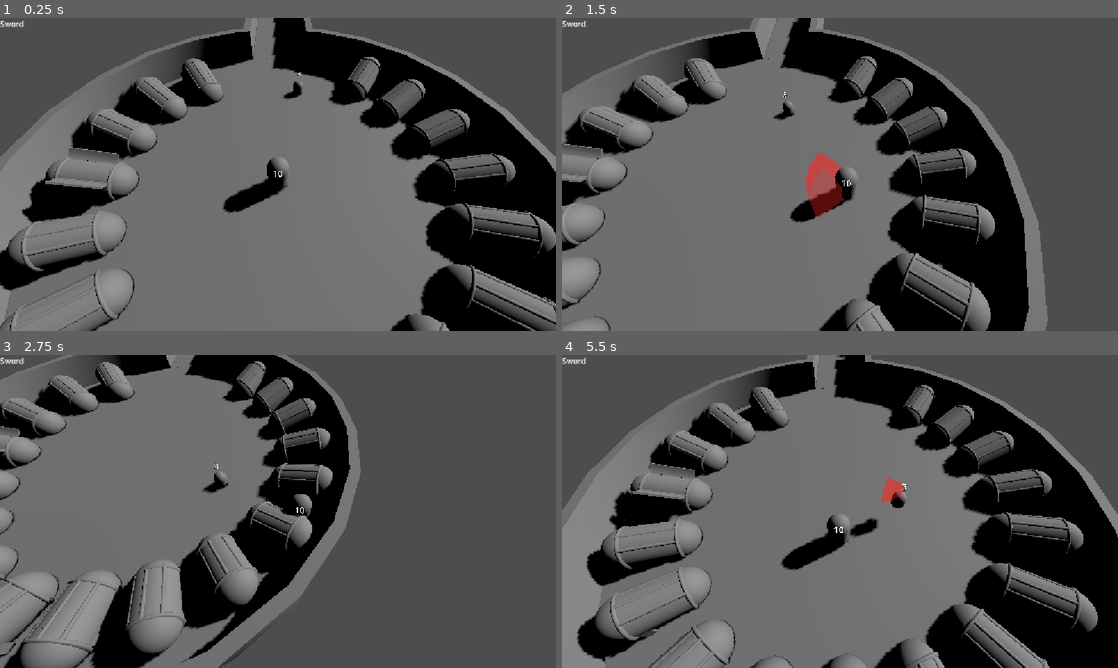
Above: before the commit, frames 1-4 (two rows, left to right).
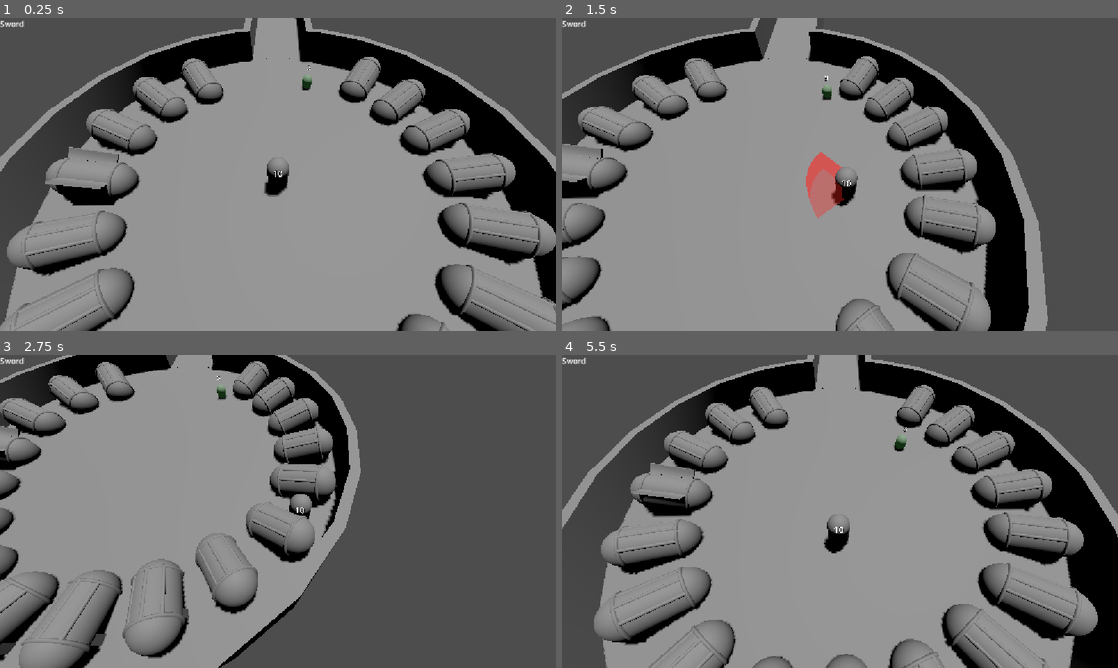
Above: after the commit, the same moments.

Repository: MrMonkeynut/projectmako
Game: Godot game, scene res://level_1.tscn
The game is run twice, just before and just after one commit, with the same random seed, the same clock (stepped at 60 frames per second) and the same inputs. The engine's default icon, where the game draws it, is replaced by a stand-in: a white triangle on a blue panel in a dark square.
Inputs (mouse positions are in pixels of both pictures, inside the frame that each line leads up to):
- Up to frame 1 (0.25 s): no input
- Up to frame 2 (1.5 s): tap Enter (ui_accept) at 0.5, 0.77 s; move the mouse to (962, 158) at 0.52 s; hold D (move_right) 0.53-1.28 s; click (962, 158) at 0.6 s; move the mouse to (728, 190) at 1.27 s; hold S (move_down) from 1.28 s (still down); click (728, 190) at 1.35 s
- Up to frame 3 (2.75 s): tap Enter (ui_accept) at 1.52 s; move the mouse to (333, 442) at 2.02 s; release S (move_down) at 2.03 s; hold D (move_right) from 2.03 s (still down); click (333, 442) at 2.1 s
- Up to frame 4 (5.5 s): move the mouse to (812, 574) at 2.77 s; release D (move_right) at 2.78 s; hold W (move_up) 2.78-3.53 s; click (812, 574) at 2.85 s; tap Enter (ui_accept) at 3.02, 3.77, 4.52 s; move the mouse to (1006, 558) at 3.52 s; hold A (move_left) 3.53-5.03 s; click (1006, 558) at 3.6 s; move the mouse to (673, 464) at 4.27 s; click (673, 464) at 4.35 s; move the mouse to (867, 511) at 5.02 s; hold S (move_down) from 5.03 s (still down); click (867, 511) at 5.1 s

The runs differ from the first frame. In frame 1, 66% of the frame differs, in the area x 0-100%, y 0-100%; in frame 2, 59%; in frame 3, 47%; in frame 4, 64%.

Commit message:
Add behaviour sequences, wander step, and state-based tint to enemy AI
- Introduce BehaviourSequence (steps + weight) and Enemy.run_behaviour()
  for weighted-random selection between multiple attack/idle patterns per
  state, replacing the single fixed attack_steps list.
- Split Enemy's per-state processing into small composable primitives
  (is_player_in_range, try_detect_player, chase_player, run_behaviour)
  called explicitly from a_1_1's _process_unaware/_process_hostile, so the
  actual control flow is readable there instead of hidden behind one
  opaque helper.
- Add change_state's _on_enter_* hook dispatch, firing once per genuine
  state transition (and once for the initial state on _ready).
- Add WanderAimlesslyStep (move in a random direction for n seconds) and
  wire a_1_1's UNAWARE behaviour to wander/pause between checks.
- Add Entity.stop_moving() to replace repeated velocity.x/z = 0, and
  Entity.set_persistent_tint()/clear_persistent_tint(), reusing the
  existing damage-flash mesh/overlay machinery for a standing low-alpha
  tint that a hit-flash temporarily overrides and then restores.
- Enemy now tints slightly green when UNAWARE and slightly red when
  HOSTILE via the new _on_enter_* hooks.
- a_1_1/jump_attack_step renamed from aa_1_1/attack_and_jump_step
  (editor rename), and a_1_1 now varies speed per state on top of the
  base tint behavior by calling super() in its own _on_enter_* overrides.

Co-Authored-By: Claude Sonnet 5 <noreply@anthropic.com>

Diff:
--- a/level_1.tscn
+++ b/level_1.tscn
@@ -19,7 +19,7 @@
 [node name="Level1" type="Node3D" unique_id=520608063]
 
 [node name="DirectionalLight3D" type="DirectionalLight3D" parent="." unique_id=1383939514]
-transform = Transform3D(-0.6060245, 0.28433567, 0.7428913, 0.79422534, 0.26801196, 0.5453215, -0.044049412, 0.9205015, -0.3882484, 6.597182, 7.8145323, -1.5937696)
+transform = Transform3D(-0.9883895, 0.016412662, 0.15105236, 0.15158269, 0.17478551, 0.9728685, -0.010434404, 0.9844698, -0.17524408, 1.076304, 9.517532, -7.900498)
 shadow_enabled = true
 
 [node name="Player" parent="." unique_id=1548823109 node_paths=PackedStringArray("weapon_name_label") instance=ExtResource("2_hbghi")]
--- a/scenes/enemies/aa_1_1.tscn
+++ b/scenes/enemies/aa_1_1.tscn
@@ -1,6 +1,6 @@
 [gd_scene format=3 uid="uid://bkj6su0mvktxk"]
 
-[ext_resource type="Script" uid="uid://bkmhpbyo4ogh1" path="res://scripts/enemies/aa_1_1.gd" id="1_2eawo"]
+[ext_resource type="Script" uid="uid://bkmhpbyo4ogh1" path="res://scripts/enemies/a_1_1.gd" id="1_2eawo"]
 [ext_resource type="Script" uid="uid://d2ay8djhmuxct" path="res://scripts/hitbox_controller.gd" id="2_hitbox"]
 [ext_resource type="Script" uid="uid://i8lhwmaht7pb" path="res://scripts/wedge_hitbox_shape.gd" id="3_wedge"]
 
@@ -24,7 +24,7 @@
 height = 0.8417969
 radius = 0.3647461
 
-[node name="Aa-1-1" type="CharacterBody3D" unique_id=83394250]
+[node name="a-1-1" type="CharacterBody3D" unique_id=83394250]
 script = ExtResource("1_2eawo")
 
 [node name="MeshInstance3D" type="MeshInstance3D" parent="." unique_id=795167383]
--- /dev/null
+++ b/scripts/attack_sequence/behaviour_sequence.gd
@@ -0,0 +1,33 @@
+class_name BehaviourSequence
+extends RefCounted
+
+## A named group of AttackSequenceStep with a relative weight, for enemies
+## that want to randomly choose between multiple attack patterns rather
+## than always running the same one.
+
+var steps: Array[AttackSequenceStep]
+var weight: float
+
+func _init(p_steps: Array[AttackSequenceStep], p_weight: float = 1.0) -> void:
+	steps = p_steps
+	weight = p_weight
+
+
+## Picks one sequence at random, proportional to weight — weights don't
+## need to sum to anything in particular, they're only relative to each
+## other. Returns null if behaviours is empty or all weights are <= 0.
+static func pick_weighted(behaviours: Array[BehaviourSequence]) -> BehaviourSequence:
+	var total_weight := 0.0
+	for behaviour in behaviours:
+		total_weight += behaviour.weight
+
+	if total_weight <= 0.0:
+		return null
+
+	var roll := randf() * total_weight
+	for behaviour in behaviours:
+		roll -= behaviour.weight
+		if roll < 0.0:
+			return behaviour
+
+	return behaviours[-1]
--- /dev/null
+++ b/scripts/attack_sequence/wander_aimlessly_step.gd
@@ -0,0 +1,22 @@
+class_name WanderAimlesslyStep
+extends AttackSequenceStep
+
+@export var duration: float = 1.0
+
+func _init(p_duration: float = 1.0) -> void:
+	duration = p_duration
+
+func execute(enemy: Enemy) -> void:
+	var direction := _random_direction()
+	enemy.look_at(enemy.global_position + direction, Vector3.UP)
+
+	var t := 0.0
+	while t < duration:
+		enemy.velocity.x = direction.x * enemy.speed
+		enemy.velocity.z = direction.z * enemy.speed
+		t += enemy.get_physics_process_delta_time()
+		await enemy.get_tree().physics_frame
+
+func _random_direction() -> Vector3:
+	var angle := randf() * TAU
+	return Vector3(cos(angle), 0, sin(angle))
--- /dev/null
+++ b/scripts/enemies/a_1_1.gd
@@ -0,0 +1,56 @@
+class_name a_1_1
+extends Enemy
+
+var speed_unaware = 2.5
+var speed_hostile = 4.5
+
+func _init() -> void:
+	speed = 2.0
+	stopping_distance = 3.5
+	detection_range = 5.0
+	attack_range = 5.0
+	_declare_behaviour_sequences()
+
+
+func _declare_behaviour_sequences() -> void:
+	var jump_attack = BehaviourSequence.new([
+		StopMovingStep.new(1),
+		JumpAttackStep.new(30.0, 7.0, true, DamageInstance.new(1.0, DamageType.Type.BLUNT)),
+		StopMovingStep.new(0.5),
+		FollowPlayerStep.new(1),
+	], 1.0)
+	hostile_behaviours = [jump_attack]
+
+	var wander = BehaviourSequence.new([
+		WanderAimlesslyStep.new(randi_range(1, 3)),
+		StopMovingStep.new(randi_range(1, 3))
+	], 1.0)
+	unaware_behaviours = [wander]
+
+
+func _on_enter_unaware() -> void:
+	super._on_enter_unaware()
+	speed = speed_unaware
+
+
+func _process_unaware(_delta: float) -> void:
+	try_detect_player(detection_range)
+	await run_behaviour(unaware_behaviours)
+
+
+func _on_enter_hostile() -> void:
+	super._on_enter_hostile()
+	speed = speed_hostile
+
+
+func _process_hostile(_delta: float) -> void:
+	if is_attacking:
+		return
+
+	if is_player_in_range(attack_range):
+		stop_moving()
+		face_target()
+		await run_behaviour(hostile_behaviours)
+		return
+
+	chase_player()
--- a/scripts/enemies/aa_1_1.gd
+++ /dev/null
@@ -1,58 +0,0 @@
-class_name aa_1_1
-extends Enemy
-
-@export var detection_range: float = 20.0
-@export var attack_range: float = 5.0
-
-@onready var vision_ray: RayCast3D = $VisionRay
-
-var _running_attack_sequence: bool = false
-
-func _init() -> void:
-	speed = 5.0
-	stopping_distance = 3.5
-	attack_steps = [
-		StopMovingStep.new(1),
-		JumpAttackStep.new(25.0, 10.0, true, DamageInstance.new(1.0, DamageType.Type.BLUNT)),
-		StopMovingStep.new(0.5),
-		FollowPlayerStep.new(1),
-	]
-
-func _process_unaware(_delta: float) -> void:
-	if not player:
-		return
-	var distance = global_position.distance_to(player.global_position)
-	if distance > detection_range:
-		return
-
-	if _has_line_of_sight():
-		change_state(State.HOSTILE)
-
-func _has_line_of_sight() -> bool:
-	var head = player.get_node("Head")
-	vision_ray.target_position = vision_ray.to_local(head.global_position)
-	vision_ray.force_raycast_update()
-
-	if not vision_ray.is_colliding():
-		return true
-	return vision_ray.get_collider() == player
-
-func _process_hostile(_delta: float) -> void:
-	if _running_attack_sequence or not player:
-		return
-
-	var distance := global_position.distance_to(player.global_position)
-
-	if distance <= attack_range and not attack_steps.is_empty():
-		velocity.x = 0
-		velocity.z = 0
-		face_target()
-		_running_attack_sequence = true
-		await run_sequence(attack_steps)
-		_running_attack_sequence = false
-		return
-
-	if movement_locked:
-		return
-
-	chase_player()
--- a/scripts/enemy.gd
+++ b/scripts/enemy.gd
@@ -5,24 +5,61 @@
 
 var current_state: State = State.UNAWARE
 var player: Node3D
+var player_head: Node3D
 var facing_direction: Vector3 = Vector3.FORWARD
 var movement_locked: bool = false
-var attack_steps: Array[AttackSequenceStep] = []
+var is_attacking: bool = false
 @export var speed: float = 3.0
 @export var stopping_distance: float = 0.0
+@export var detection_range: float = 20.0
+@export var attack_range: float = 5.0
+@export var unaware_tint: Color = Color(0.4, 1.0, 0.4, 0.18)
+@export var hostile_tint: Color = Color(1.0, 0.3, 0.3, 0.18)
+
+@onready var vision_ray: RayCast3D = $VisionRay
+
+var unaware_behaviours: Array[BehaviourSequence] = []
+var suspicious_behaviours: Array[BehaviourSequence] = []
+var hostile_behaviours: Array[BehaviourSequence] = []
+var search_behaviours: Array[BehaviourSequence] = []
+var dead_behaviours: Array[BehaviourSequence] = []
 
 
 func _ready() -> void:
 	super._ready()
 	call_deferred("_find_player")
+	_dispatch_enter_hook(current_state)
 
 
 func run_sequence(steps: Array[AttackSequenceStep]) -> void:
+	if is_attacking:
+		return
+	is_attacking = true
 	for step in steps:
 		await step.execute(self)
+	is_attacking = false
+
+
+## Weighted-picks one of behaviours and runs its steps. No-op if empty,
+## or if a sequence is already running (run_sequence's own guard).
+func run_behaviour(behaviours: Array[BehaviourSequence]) -> void:
+	if behaviours.is_empty():
+		return
+	var behaviour := BehaviourSequence.pick_weighted(behaviours)
+	if behaviour:
+		await run_sequence(behaviour.steps)
 
 func _find_player() -> void:
 	player = get_tree().get_first_node_in_group("player")
+	player_head = player.get_node_or_null("Head") if player else null
+
+
+## Aim point for targeting the player (e.g. raycast LOS checks) — the
+## player's "Head" marker if it has one, otherwise its own position.
+func get_player_head_position() -> Vector3:
+	if player_head:
+		return player_head.global_position
+	return player.global_position if player else Vector3.ZERO
 
 
 func _physics_process(delta: float) -> void:
@@ -42,8 +79,7 @@
 			_process_dead(delta)
 
 	if movement_locked:
-		velocity.x = 0
-		velocity.z = 0
+		stop_moving()
 
 	move_and_slide()
 
@@ -70,15 +106,44 @@
 	movement_locked = locked
 
 
+## Generic distance gate any detection scheme can use before doing its own
+## (possibly more expensive) check — e.g. proximity-only detectors can use
+## this alone, raycast/sound-based ones can gate their check behind it.
+func is_player_in_range(detection_range: float) -> bool:
+	return player != null and global_position.distance_to(player.global_position) <= detection_range
+
+
+## Raycast-based line of sight: aims `ray` at `aim_position` and reports
+## whether the path is clear, or the ray's collider is `expected_collider`.
+## Fields are passed in rather than read from self so any enemy with its
+## own RayCast3D can reuse this instead of only the one that declared it.
+func has_raycast_line_of_sight(ray: RayCast3D, aim_position: Vector3, expected_collider: Node) -> bool:
+	ray.target_position = ray.to_local(aim_position)
+	ray.force_raycast_update()
+
+	if not ray.is_colliding():
+		return true
+	return ray.get_collider() == expected_collider
+
+
+## Range-gates, then raycasts toward the player's head via vision_ray;
+## transitions to HOSTILE if both pass. Caller (a specific Enemy subclass)
+## owns detection_range as its own tuning value and calls this from its
+## UNAWARE state processor.
+func try_detect_player(range: float) -> void:
+	if not is_player_in_range(range):
+		return
+	if has_raycast_line_of_sight(vision_ray, get_player_head_position(), player):
+		change_state(State.HOSTILE)
+
+
 func chase_player() -> void:
 	if not player:
-		velocity.x = 0
-		velocity.z = 0
+		stop_moving()
 		return
 	face_target()
 	if global_position.distance_to(player.global_position) <= stopping_distance:
-		velocity.x = 0
-		velocity.z = 0
+		stop_moving()
 		return
 	var direction := get_direction_to_target()
 	velocity.x = direction.x * speed
@@ -95,8 +160,27 @@
 		await get_tree().physics_frame
 
 
+## Changes current_state and fires the matching _on_enter_* hook exactly
+## once, only on an actual transition (no-op if already in new_state).
 func change_state(new_state: State) -> void:
+	if new_state == current_state:
+		return
 	current_state = new_state
+	_dispatch_enter_hook(new_state)
+
+
+func _dispatch_enter_hook(state: State) -> void:
+	match state:
+		State.UNAWARE:
+			_on_enter_unaware()
+		State.SUSPICIOUS:
+			_on_enter_suspicious()
+		State.HOSTILE:
+			_on_enter_hostile()
+		State.SEARCH:
+			_on_enter_search()
+		State.DEAD:
+			_on_enter_dead()
 
 
 func die() -> void:
@@ -122,3 +206,23 @@
 
 func _process_dead(_delta: float) -> void:
 	pass
+
+
+func _on_enter_unaware() -> void:
+	set_persistent_tint(unaware_tint)
+
+
+func _on_enter_suspicious() -> void:
+	pass
+
+
+func _on_enter_hostile() -> void:
+	set_persistent_tint(hostile_tint)
+
+
+func _on_enter_search() -> void:
+	pass
+
+
+func _on_enter_dead() -> void:
+	pass
--- a/scripts/entity.gd
+++ b/scripts/entity.gd
@@ -26,6 +26,7 @@
 var _flash_material: StandardMaterial3D
 var _flash_meshes: Array[MeshInstance3D] = []
 var _flash_time_left: float = 0.0
+var _persistent_tint_material: Material = null
 
 
 func _ready() -> void:
@@ -61,6 +62,12 @@
 func _handle_labels() -> void:
 	if show_health_label:
 		_setup_health_label()
+
+
+## Zeroes horizontal velocity, leaving vertical (gravity/jump) untouched.
+func stop_moving() -> void:
+	velocity.x = 0
+	velocity.z = 0
 
 
 func take_damage(amount: float) -> void:
@@ -168,5 +175,25 @@
 
 
 func _set_flashing(enabled: bool) -> void:
+	var material := _flash_material if enabled else _persistent_tint_material
 	for mesh in _flash_meshes:
-		mesh.material_overlay = _flash_material if enabled else null
+		mesh.material_overlay = material
+
+
+## A standing, low-alpha tint (e.g. an enemy's alert-state color) that
+## persists until changed — distinct from the momentary damage flash,
+## which temporarily overrides it and restores it when the flash ends.
+func set_persistent_tint(color: Color) -> void:
+	var mat := StandardMaterial3D.new()
+	mat.albedo_color = color
+	mat.shading_mode = BaseMaterial3D.SHADING_MODE_UNSHADED
+	mat.transparency = BaseMaterial3D.TRANSPARENCY_ALPHA
+	_persistent_tint_material = mat
+	if _flash_time_left <= 0.0:
+		_set_flashing(false)
+
+
+func clear_persistent_tint() -> void:
+	_persistent_tint_material = null
+	if _flash_time_left <= 0.0:
+		_set_flashing(false)
Not shown, added: scripts/attack_sequence/behaviour_sequence.gd.uid
Renamed: scripts/attack_sequence/attack_and_jump_step.gd -> scripts/attack_sequence/jump_attack_step.gd
Renamed: scripts/attack_sequence/attack_and_jump_step.gd.uid -> scripts/attack_sequence/jump_attack_step.gd.uid
Not shown, added: scripts/attack_sequence/wander_aimlessly_step.gd.uid
Renamed: scripts/enemies/aa_1_1.gd.uid -> scripts/enemies/a_1_1.gd.uid
